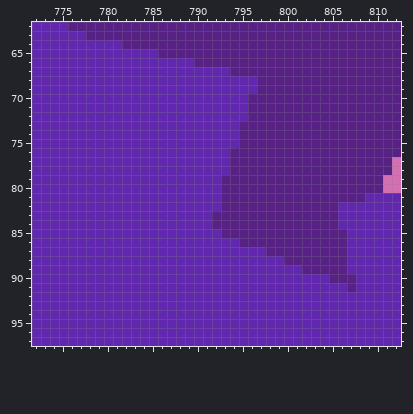
File history of a pixel-art file, lucyd dreams assets/jogo/Rua/rua completa.ase. Above, as it was before the edit.
820x150 pixels, 1 frame. Colours within 5 levels of each other are drawn and written as one. Shown: x 772..812, y 62..97. The commit also changed other parts of the picture, which this record leaves out.
Now the later version:
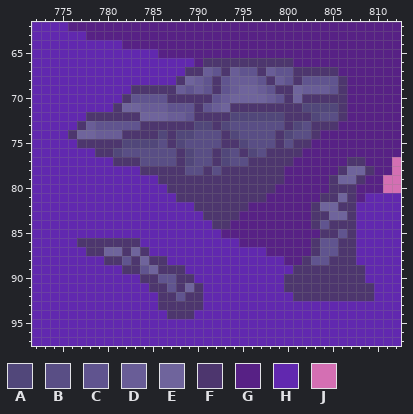
Palette (. is transparent): A #51477a  B #594e85  C #60548f  D #695d97  E #6f649c  F #4d366e  G #572185  H #6128af  J #d46fb3
From old to new:
Changed rows in their new state; - is an unchanged pixel.
Layer "plataformas":
first column x 776:
66 ---------------FFFFFFFFFF---------
67 -------------FFDCFDCCFDCCFFFFF----
68 ------------FEDCFCDDDCFDCFCCCCF---
69 -------FFFFFDCDCFCDEEDCFFEDDDCF---
70 ------FCCCCFFFFFCDEEEEDCFEFFFFF---
71 -----FEEDDDCCCFCDEFFFFFFFFAAAAF---
72 --FFFFFFEEEDDCFFFFAAAAAAFFFABBF---
73 -FDCCCCCFFFFFFAAFABBBBBBFABFFF----
74 FEEDDDFFFFAFAABBBFABBBBFABBF------
75 -FFFFFAAAABFABBBBFFABBBFBFF-------
76 ---FFABBBBBBFABBFABFABFFFF--------
77 -----FFFBBBBFABBFABBFFFFF------FF-
78 --------FFFFFBBFBFFFFFFF------FEEF
79 ----------FFFFFFFFFFFFFF-----FEEF-
80 -----------FFFFFFFFFFFF------FFF--
81 ------------FFFFFFFFFF------FFEF--
82 --------------FFFFFF-------FEEFF--
83 ---------------FFFF--------FFEEF--
84 ----------------FF---------FCFFF--
85 ----------------------------FFCF--
86 -FFFFFFF-------------------FCCFF--
87 --FFEEFEF------------------FCCFF--
88 ----FFCFEFF---------------FCCFFF--
89 ------FFCEFFF------------FFFFFFFF-
90 --------FFCCFF----------FFFFFFFFF-
91 ---------FFCFEF---------FFFFFFFFFF
92 ----------FFCFF----------FFFFFFFFF
93 ----------FFFFF-------------------
94 -----------FFF--------------------
Changed places in both pictures, as pixel boxes (x1, y1, x2, y2):
changed: (68, 58, 374, 319)
